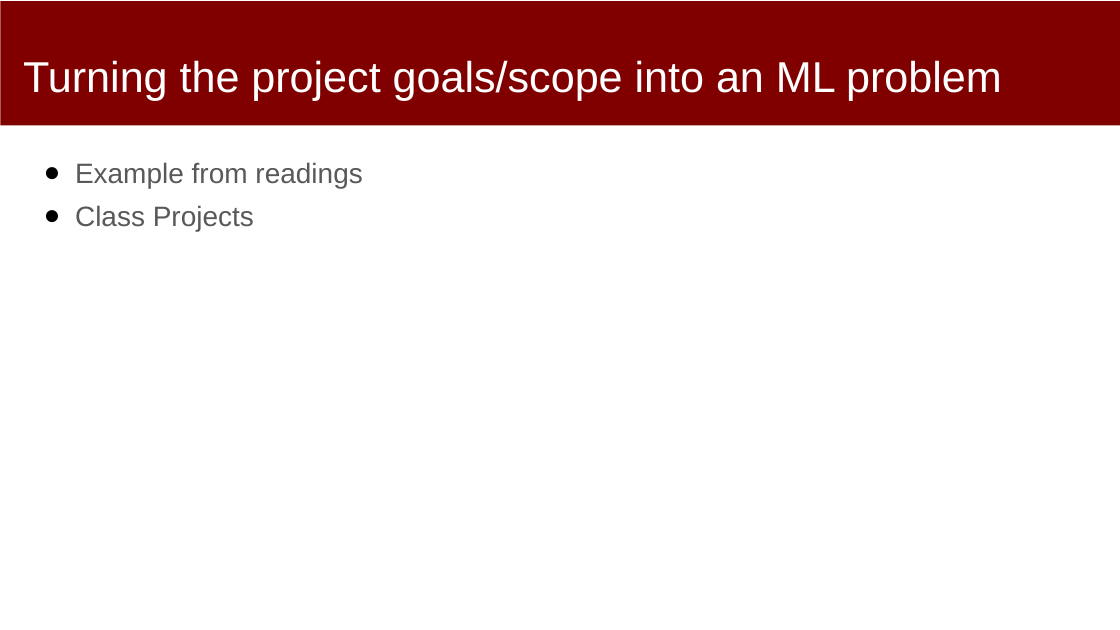
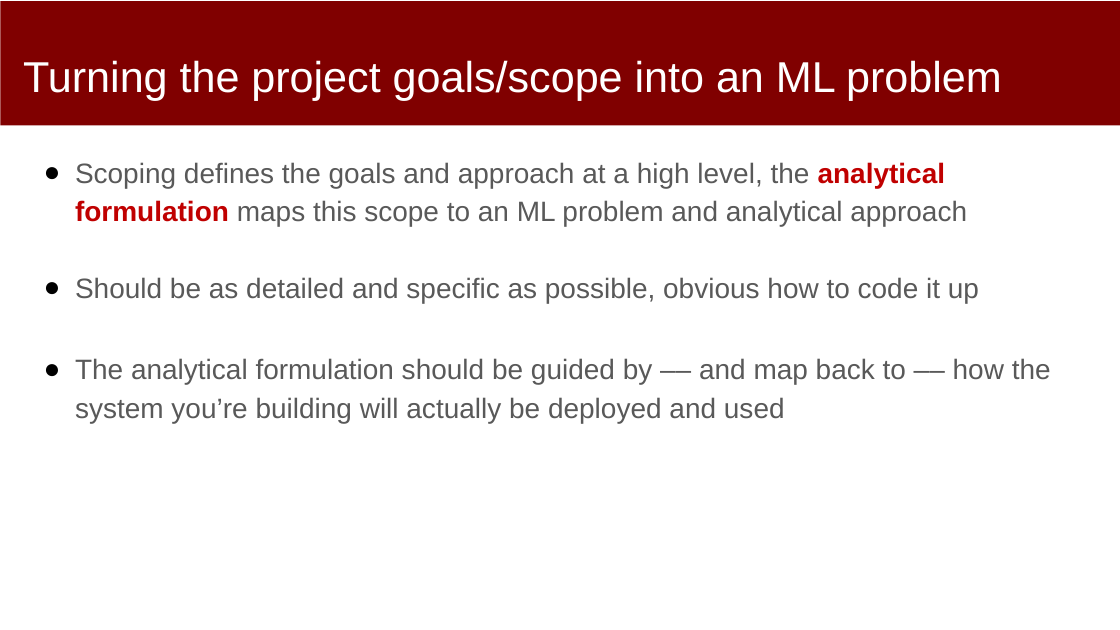
Before and after one commit to dssg/mlforpublicpolicylab, a slide deck: slide 2 of 03 - Data Exploration, Analytical Formulation, and Baselines/formulation-and-baselines.pptx (slide 3 before the commit). Drawn at 1120x630 pixels with LibreOffice and Linux fonts; fonts in the diff are those of the drawing. Boxes give left, top, right and bottom in pixels: in the first picture for what was removed or moved away, otherwise in the second. Text is boxed around its words. In the diff, an @@ line names an element or a change of style, - is before the commit and + after.

```diff
--- a/03 - Data Exploration, Analytical Formulation, and Baselines/formulation-and-baselines.pptx
+++ b/03 - Data Exploration, Analytical Formulation, and Baselines/formulation-and-baselines.pptx
@@ text at [75, 162, 1051, 423]: text changed @@
-● Example from readings
-● Class Projects
+● Scoping defines the goals and approach at a high level, the analytical formulation maps this scope to an ML problem and analytical approach
+● Should be as detailed and specific as possible, obvious how to code it up
+● The analytical formulation should be guided by –– and map back to –– how the system you’re building will actually be deployed and used
```
Also in this commit, not shown: 2 other slides changed, 6 slides added, 2 slides removed.
